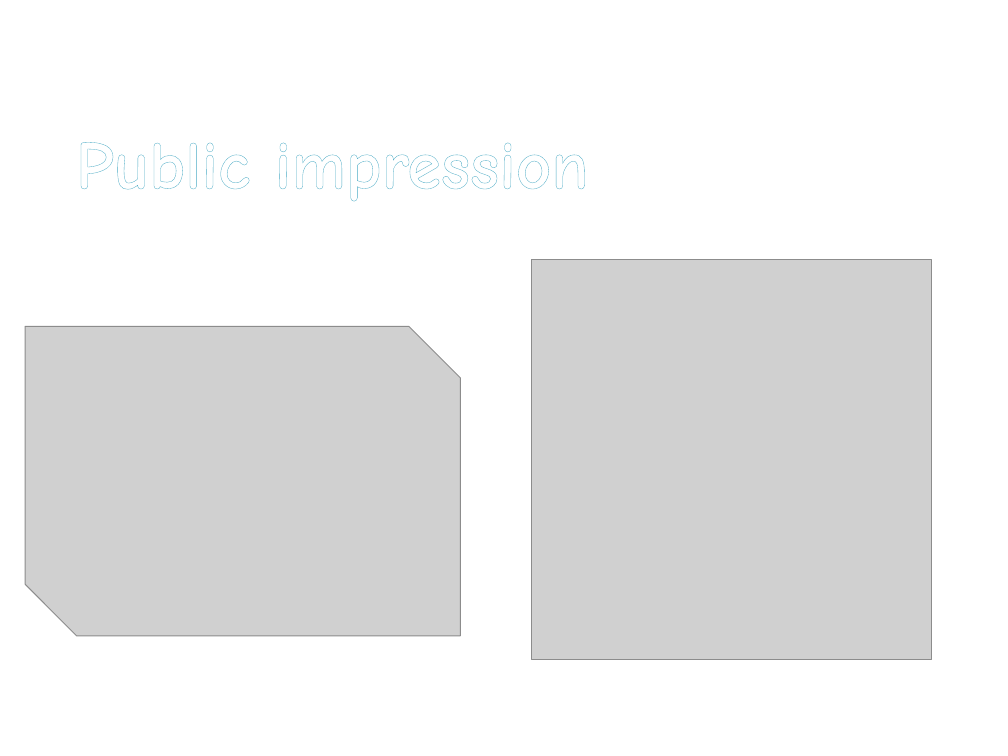
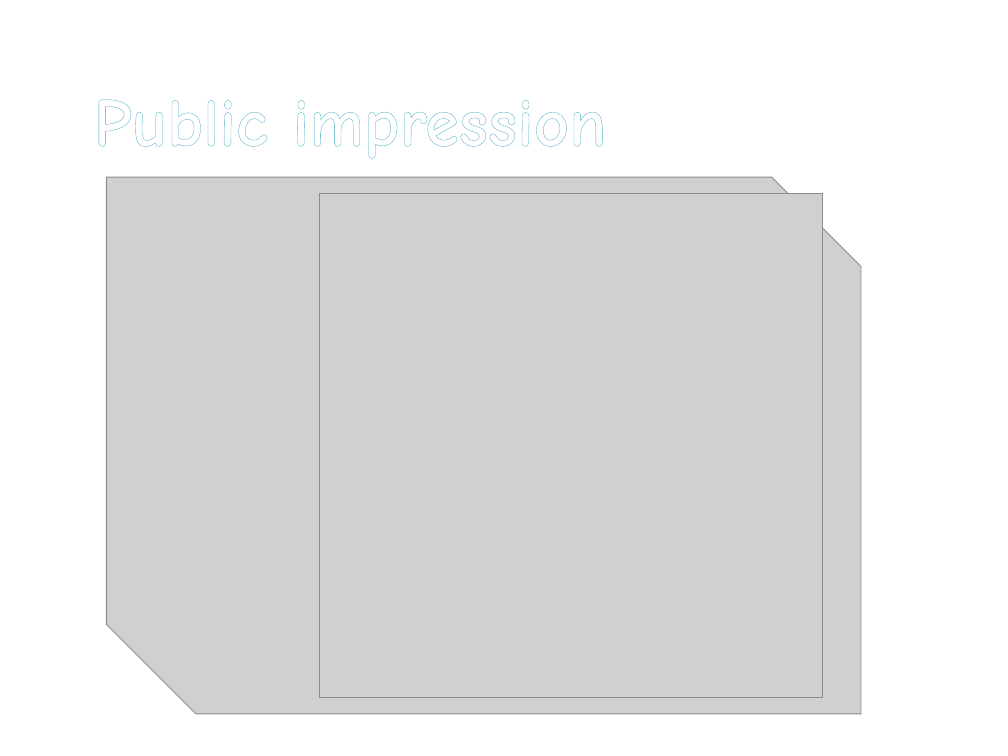
Before and after one commit to LostBlackCat/ReimuShare, a slide deck: slide 5 of Keynote.pptx. Drawn at 1008x756 pixels with LibreOffice and Linux fonts; fonts in the diff are those of the drawing; grey boxes stand for pictures. Boxes give left, top, right and bottom in pixels: in the first picture for what was removed or moved away, otherwise in the second. Text is boxed around its words. In the diff, an @@ line names an element or a change of style, - is before the commit and + after.

```diff
--- a/Keynote.pptx
+++ b/Keynote.pptx
@@ text "Public impression": place and size @@
-text "Public impression" at box(76, 142, 589, 202)
+text "Public impression" at box(94, 99, 607, 159)
@@ picture: place and size @@
-picture at box(25, 327, 460, 637)
+picture at box(106, 177, 861, 714)
@@ picture: place and size @@
-picture at box(532, 260, 932, 659)
+picture at box(320, 194, 823, 697)
```
Also in this commit, not shown: 1 other slide changed, 1 other file.
